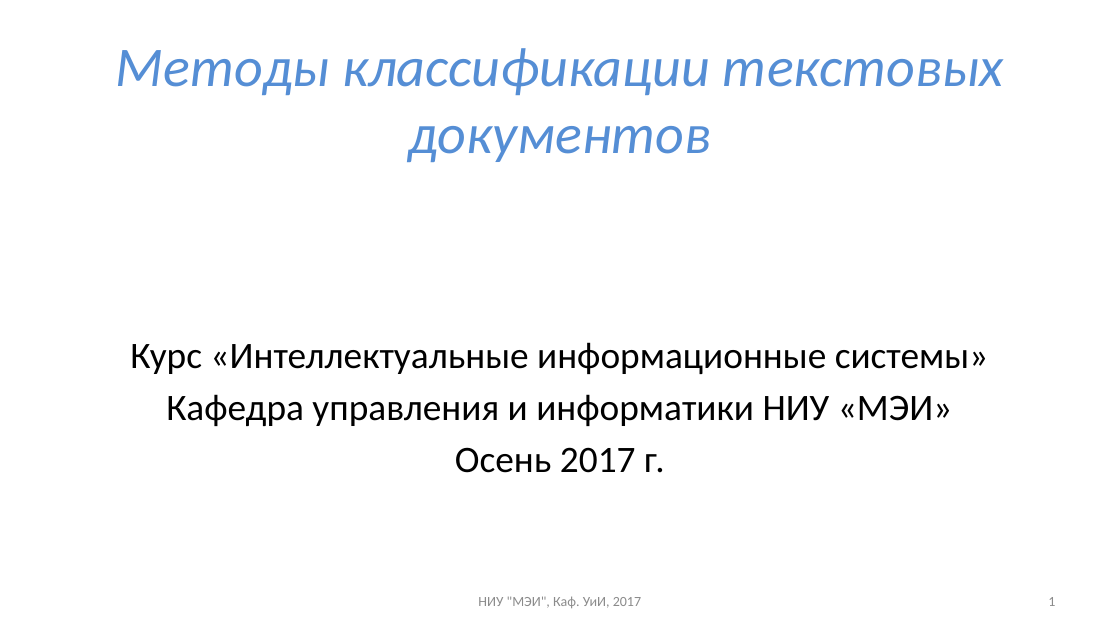
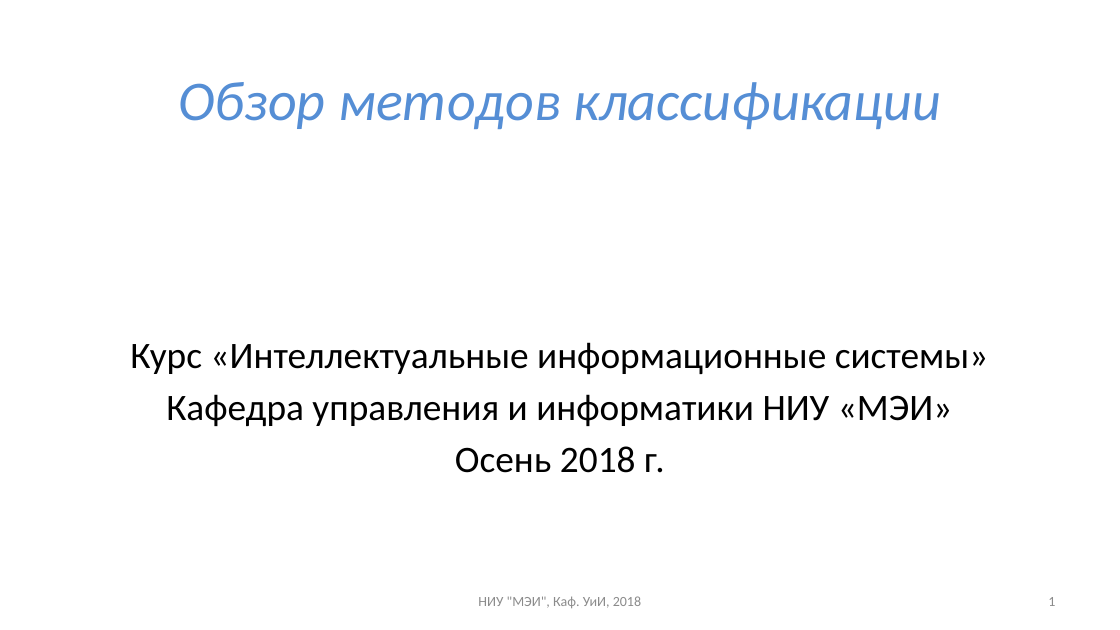
Before and after one commit to uii-mpei/uii-mpei.github.io, a slide deck: slide 1 of study/courses/iis/IIS_lec_3.pptx. Drawn at 1120x630 pixels with LibreOffice and Linux fonts; fonts in the diff are those of the drawing. Boxes give left, top, right and bottom in pixels: in the first picture for what was removed or moved away, otherwise in the second. Text is boxed around its words. In the diff, an @@ line names an element or a change of style, - is before the commit and + after.

```diff
--- a/study/courses/iis/IIS_lec_3.pptx
+++ b/study/courses/iis/IIS_lec_3.pptx
@@ title at bbox=[178, 82, 941, 129]: text changed @@
-Методы классификации текстовых документов
+Обзор методов классификации
@@ text at bbox=[455, 446, 665, 473]: text changed @@
-Осень 2017 г.
+Осень 2018 г.
@@ text at bbox=[478, 596, 641, 608]: text changed @@
-НИУ "МЭИ", Каф. УиИ, 2017
+НИУ "МЭИ", Каф. УиИ, 2018
```
Also in this commit, not shown: 2 other slides changed, 6 slides added, 4 slides removed.
